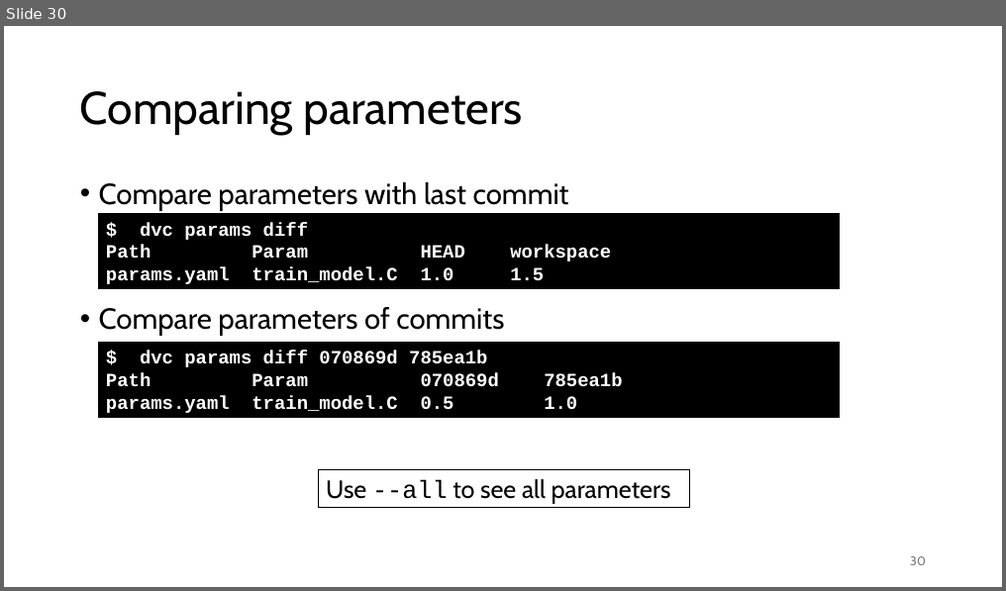
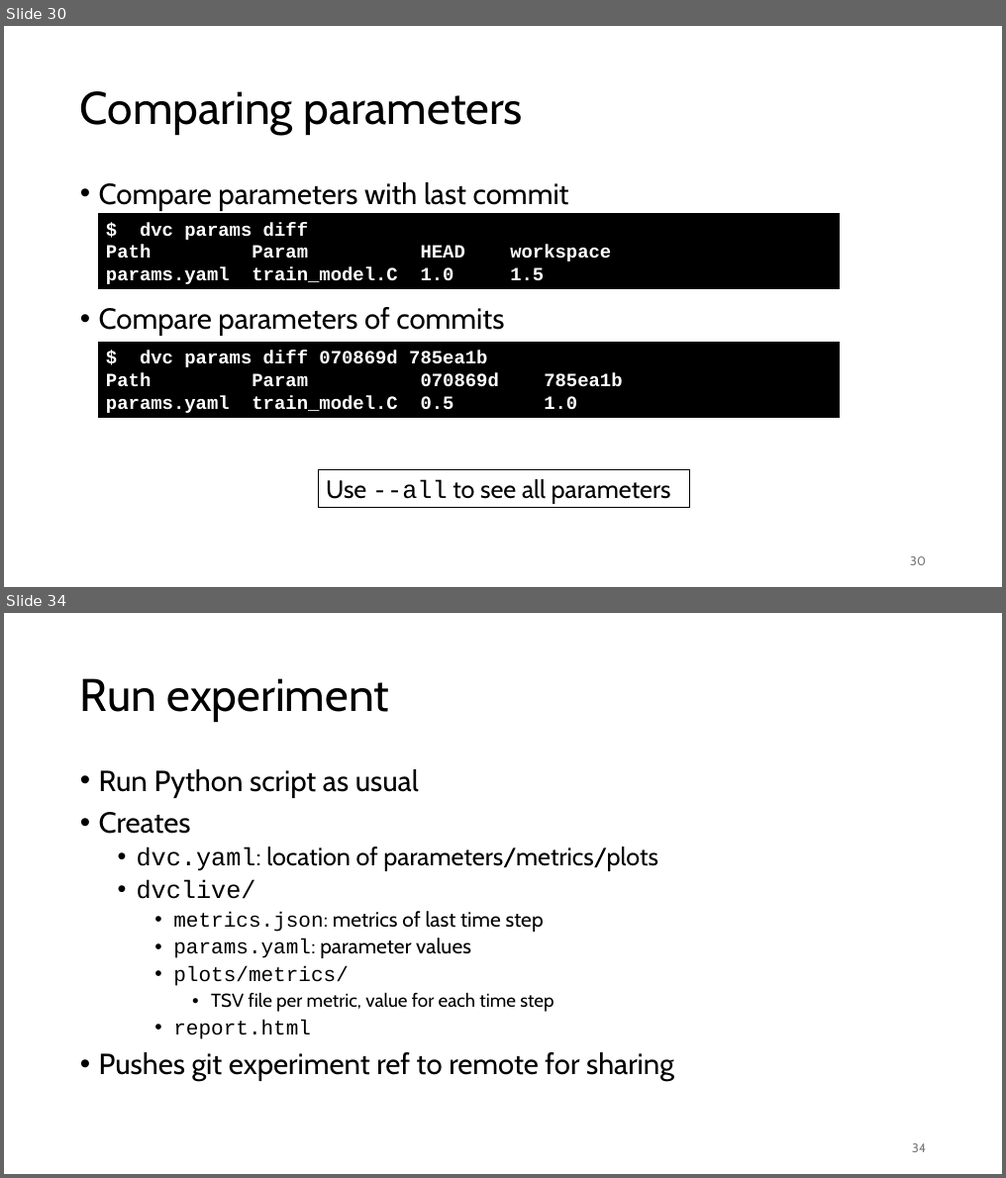
Before and after one commit to gjbex/MLOps-on-HPC, a slide deck: mlops_on_hpc.pptx. Shown one above the other, each under a label of ours: slide 30 before the commit, slides 30 and 34 after it; the slides between them are not shown. The pictures are 1006x591 and 1006x1178 pixels, drawn with LibreOffice and Linux fonts; fonts in the diff are those of the drawing. Boxes give left, top, right and bottom in pixels: in the first picture for what was removed or moved away, otherwise in the second. Text is boxed around its words. In the diff, an @@ line names an element or a change of style, - is before the commit and + after.

Commit message:
Add section on DVC experiment management

```diff
--- a/mlops_on_hpc.pptx
+++ b/mlops_on_hpc.pptx
@@ slide 34 added at bbox=[4, 613, 1002, 1174], background #FFFFFF @@
@@ title added at bbox=[80, 678, 390, 722], 44 pt, text #000000 @@
+Run experiment
@@ text added at bbox=[99, 769, 674, 1081], 20 pt, text #000000 @@
+• Run Python script as usual
+• Creates
+  • dvc.yaml: location of parameters/metrics/plots
+  • dvclive/
+    • metrics.json: metrics of last time step
+    • params.yaml: parameter values
+    • plots/metrics/
+      • TSV file per metric, value for each time step
+    • report.html
+• Pushes git experiment ref to remote for sharing
@@ page number added at bbox=[912, 1144, 926, 1153], 12 pt, text #797979 @@
+34
```
Also in this commit, not shown: 9 other slides added.
